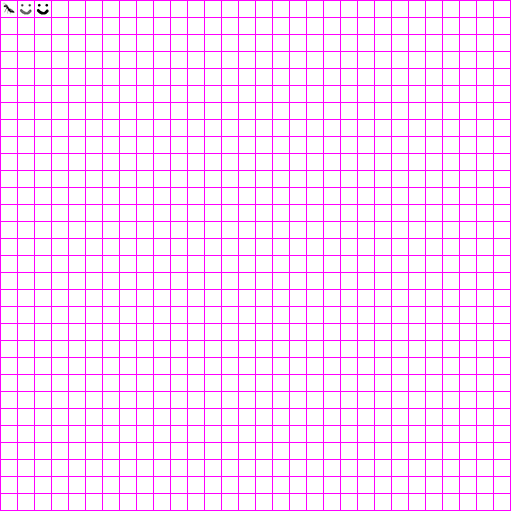
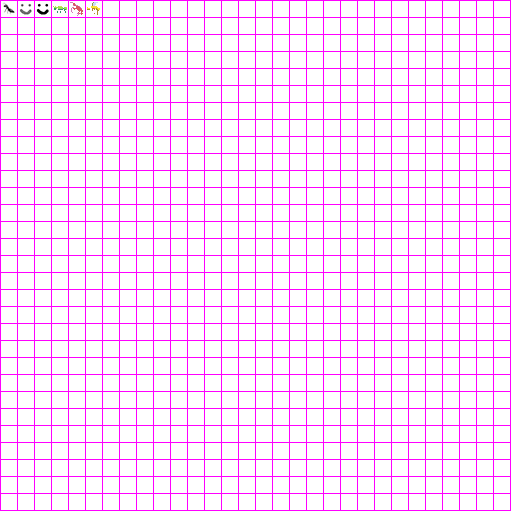
The second (511, 511) image is a revision of the first. Changes to its layers:
added layer "YellowAnt" in group "Objects" over [87, 2, 100, 15]
added layer "PinkAnt" in group "Objects" over [70, 2, 83, 16]
added layer "GreenAnt" in group "Objects" over [53, 6, 67, 13]
